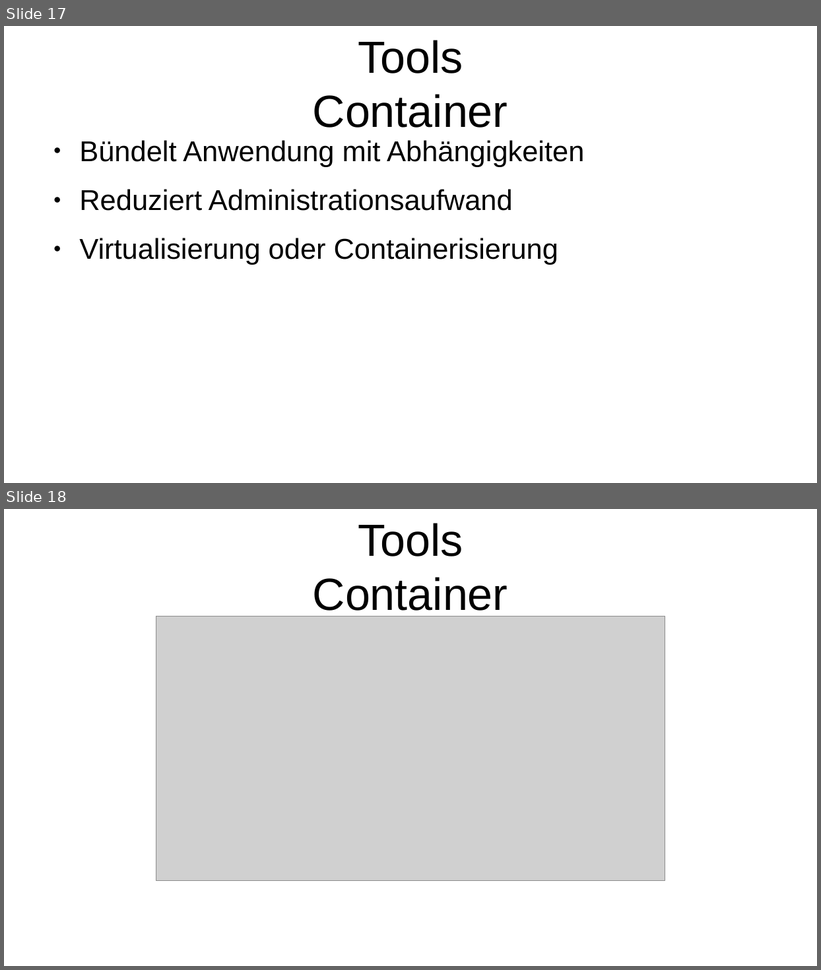
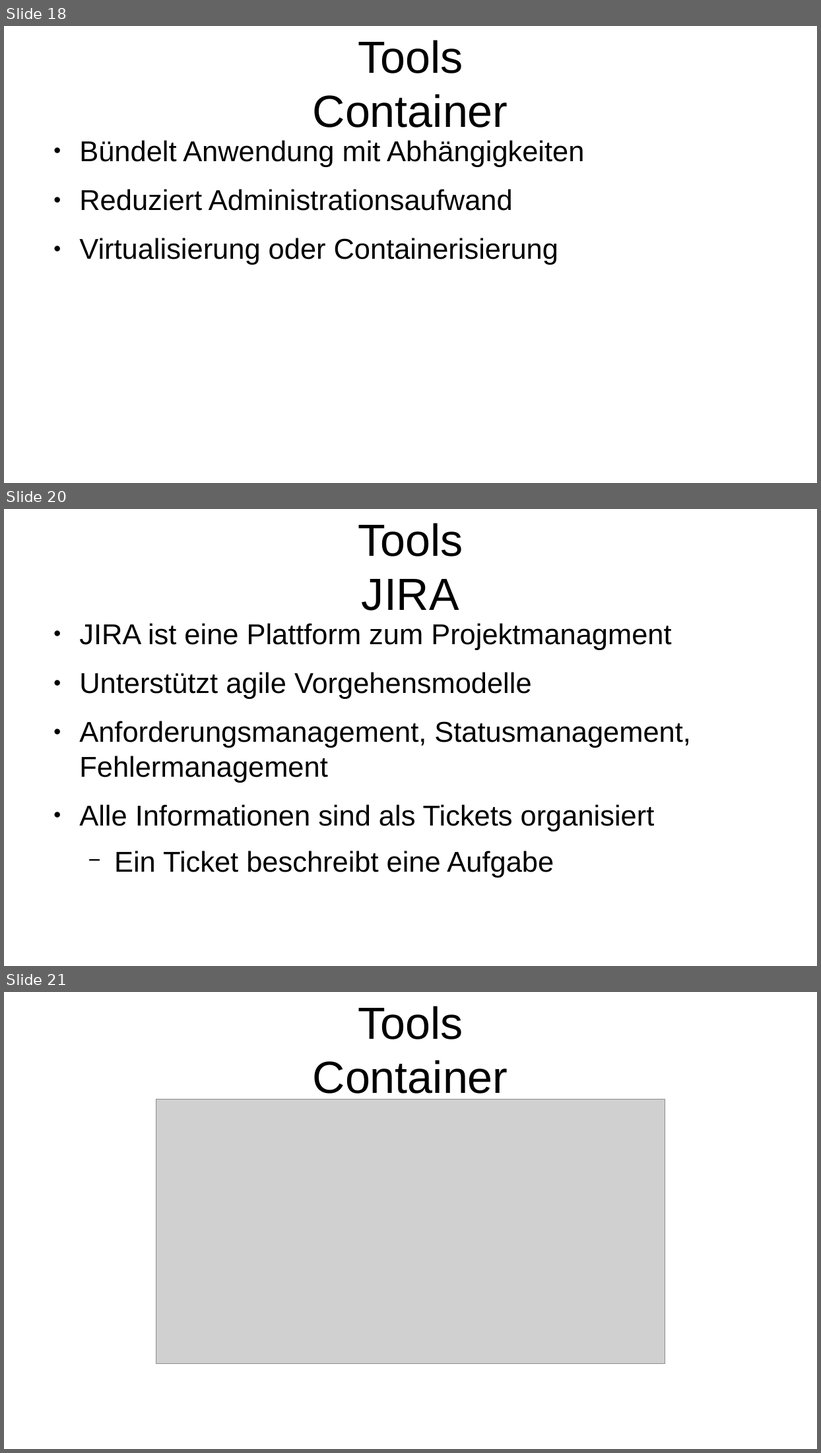
Before and after one commit to SGSE18/book, a slide deck: docs/continuous-software-engineering/pres.odp. Shown one above the other, each under a label of ours: slides 17 and 18 before the commit, slides 18, 20 and 21 after it; the slides between them are not shown. The pictures are 821x970 and 821x1453 pixels, drawn with LibreOffice and Linux fonts; fonts in the diff are those of the drawing; grey boxes stand for pictures. Boxes give left, top, right and bottom in pixels: in the first picture for what was removed or moved away, otherwise in the second. Text is boxed around its words. In the diff, an @@ line names an element or a change of style, - is before the commit and + after.

```diff
--- a/docs/continuous-software-engineering/pres.odp
+++ b/docs/continuous-software-engineering/pres.odp
@@ slide 20 added at (x1=4, y1=509, x2=817, y2=966), background #FFFFFF @@
@@ title added at (x1=358, y1=523, x2=463, y2=611), 44 pt, text #000000 @@
+Tools
+JIRA
@@ text added at (x1=79, y1=623, x2=690, y2=878), 28 pt, text #000000 @@
+● JIRA ist eine Plattform zum Projektmanagment
+● Unterstützt agile Vorgehensmodelle
+● Anforderungsmanagement, Statusmanagement, Fehlermanagement
+● Alle Informationen sind als Tickets organisiert
+  − Ein Ticket beschreibt eine Aufgabe
@@ what was slide 17 is now slide 18 @@
@@ what was slide 18 is now slide 21 @@
```
Also in this commit, not shown: 1 slide changed, 5 other slides added, 2 other files.
